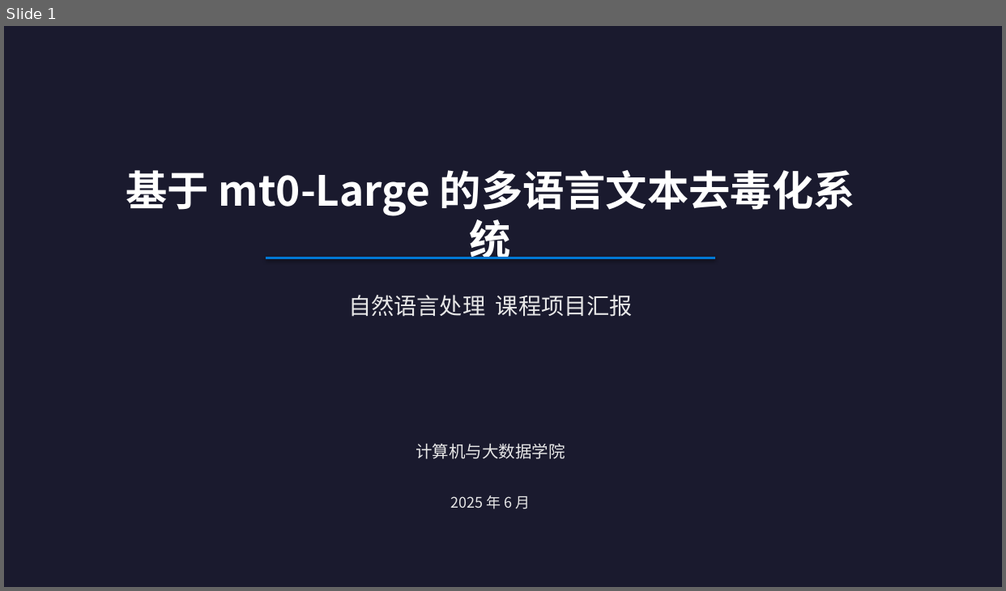
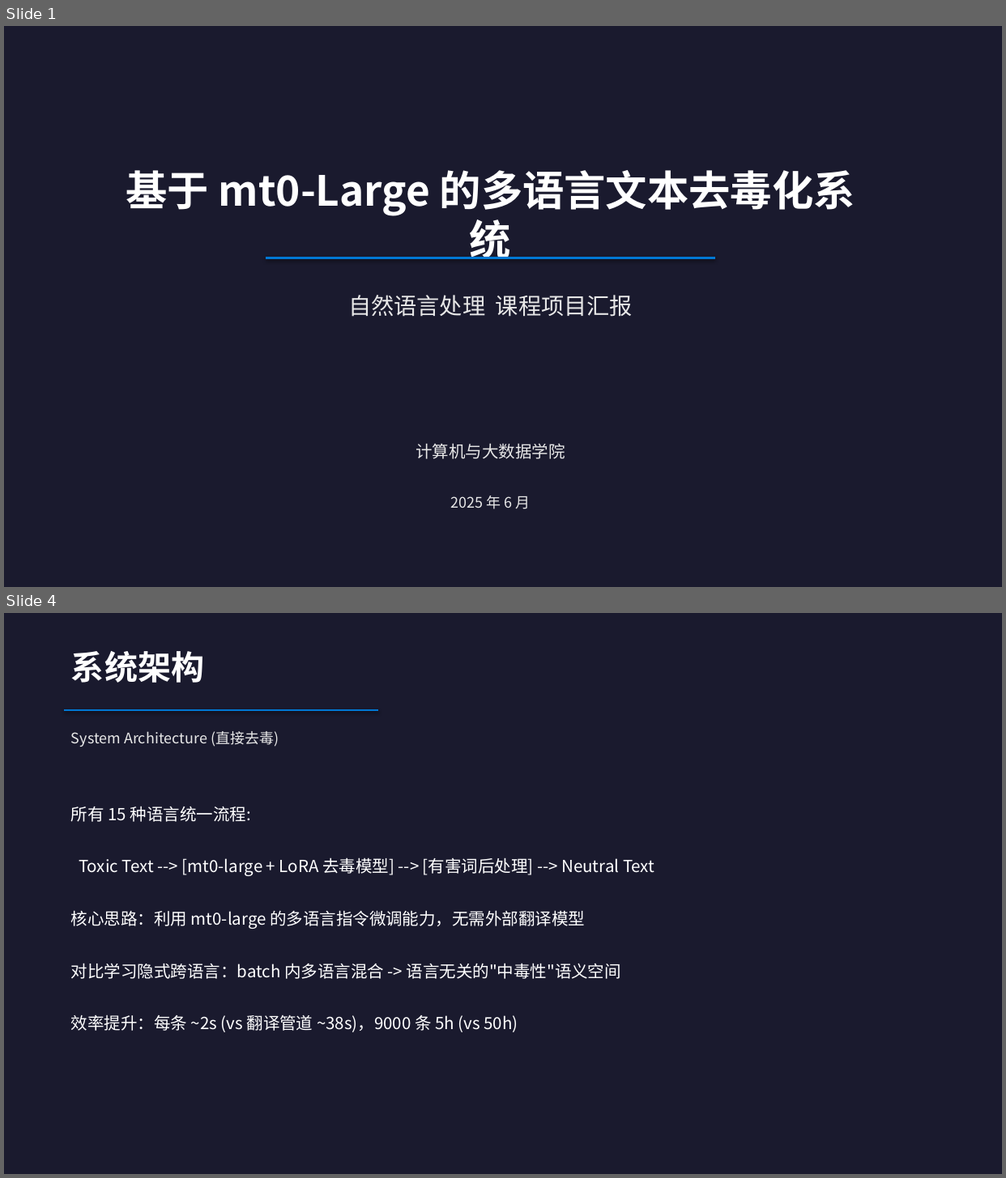
Before and after one commit to TextDetoxification/work, a slide deck: 课程项目汇报_多语言文本去毒化.pptx. Shown one above the other, each under a label of ours: slide 1 before the commit, slides 1 and 4 after it; the slides between them are not shown. The pictures are 1006x591 and 1006x1178 pixels, drawn with LibreOffice and Linux fonts; fonts in the diff are those of the drawing. Boxes give left, top, right and bottom in pixels: in the first picture for what was removed or moved away, otherwise in the second. Text is boxed around its words. In the diff, an @@ line names an element or a change of style, - is before the commit and + after.

```diff
--- a/课程项目汇报_多语言文本去毒化.pptx
+++ b/课程项目汇报_多语言文本去毒化.pptx
@@ slide 4 added at (4,613,1002,1174), background #1A1A2E @@
@@ text added at (71,651,204,683), 32 pt, text #FFFFFF, bold @@
+系统架构
@@ line added from (64, 710) to (378, 710), #0078D4 2 pt @@
@@ text added at (71,731,279,747), 14 pt, text #E8E8E8 @@
+System Architecture (直接去毒)
@@ text added at (71,807,654,1033), 16 pt, text #FFFFFF @@
+所有 15 种语言统一流程:
+Toxic Text --> [mt0-large + LoRA 去毒模型] --> [有害词后处理] --> Neutral Text
+核心思路：利用 mt0-large 的多语言指令微调能力，无需外部翻译模型
+对比学习隐式跨语言：batch 内多语言混合 -> 语言无关的"中毒性"语义空间
+效率提升：每条 ~2s (vs 翻译管道 ~38s)，9000 条 5h (vs 50h)
```
Also in this commit, not shown: 8 slides changed, 1 other slide added, 3 slides removed, 2 other files.
